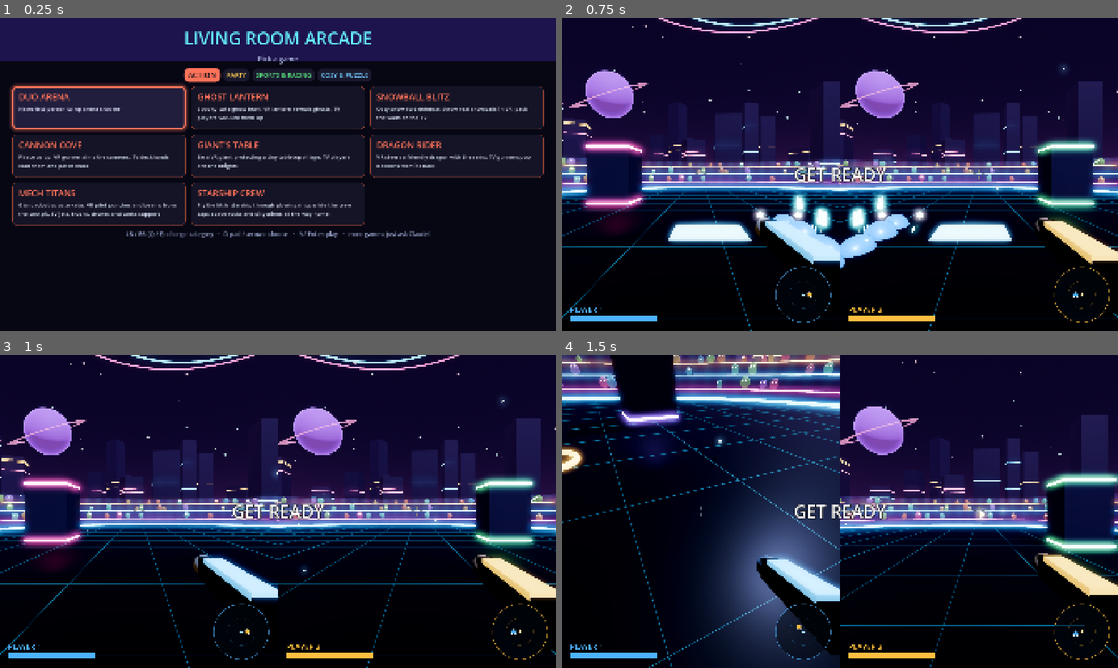
Above: before the commit, frames 1-4 (two rows, left to right).
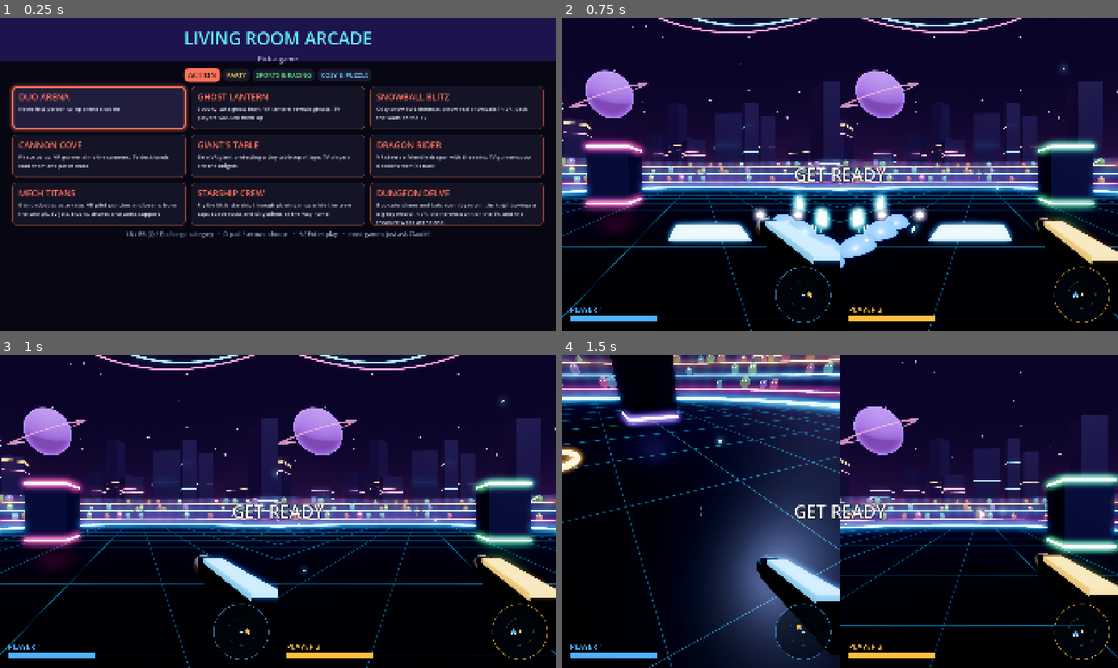
Above: after the commit, the same moments.

Repository: SimonBiggs/claude-code-steam-frame-coop
Game: Godot game, scene res://arcade.tscn
The game is run twice, just before and just after one commit, with the same random seed, the same clock (stepped at 60 frames per second) and the same inputs.
Inputs (mouse positions are in pixels of both pictures, inside the frame that each line leads up to):
- Up to frame 1 (0.25 s): no input
- Up to frame 2 (0.75 s): click (662, 108) at 0.52 s
- Up to frame 3 (1 s): no input
- Up to frame 4 (1.5 s): tap Enter at 1.25 s; move the mouse to (867, 511) at 1.27 s; hold Up from 1.28 s (still down); hold Q from 1.28 s (still down); click (867, 511) at 1.42 s

The runs differ from the first frame. In frame 1, 1.1% of the frame differs, in the area x 66-98%, y 52-67%; in frame 2, nothing differs; in frame 3, nothing differs; in frame 4, nothing differs.

Commit message:
Add DUNGEON DELVE to the arcade
Co-Authored-By: Claude Opus 5.5 <noreply@anthropic.com>

Diff:
--- a/arcade/arcade.gd
+++ b/arcade/arcade.gd
@@ -54,6 +54,8 @@
 		"blurb": "Race jelly-bean runners over a bouncy toy course while the VR giant lobs beach balls!"},
 	{"id": "starship_crew", "cat": "action", "name": "STARSHIP CREW", "scene": "res://games/starship_crew/main.tscn",
 		"blurb": "Fly the little starship through glowing rings while the crew zaps space rocks and silly aliens all the way home!"},
+	{"id": "dungeon_delve", "cat": "action", "name": "DUNGEON DELVE", "scene": "res://games/dungeon_delve/main.tscn",
+		"blurb": "Bop cute slimes and bats room by room: the knight swings a big toy sword in VR, the heroes bonk on the TV, and the treasure waits at the end!"},
 ]
 ## Tabs on the TV (LB/RB) and in VR (stick left/right). Empty categories are hidden.
 const CATEGORIES := [
